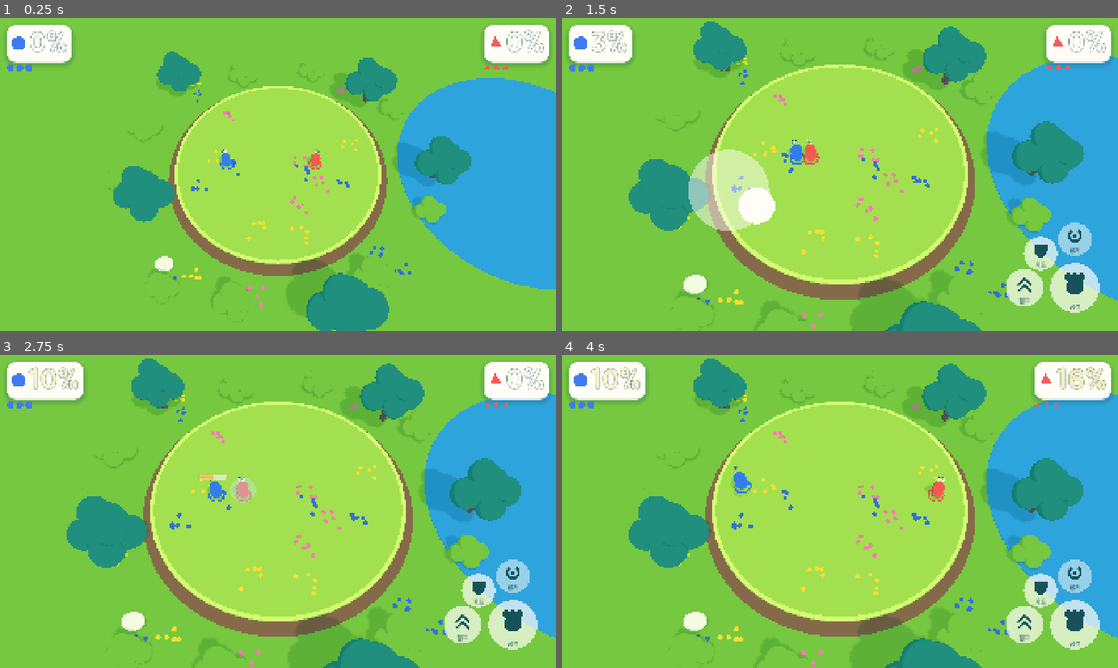
Above: before the commit, frames 1-4 (two rows, left to right).
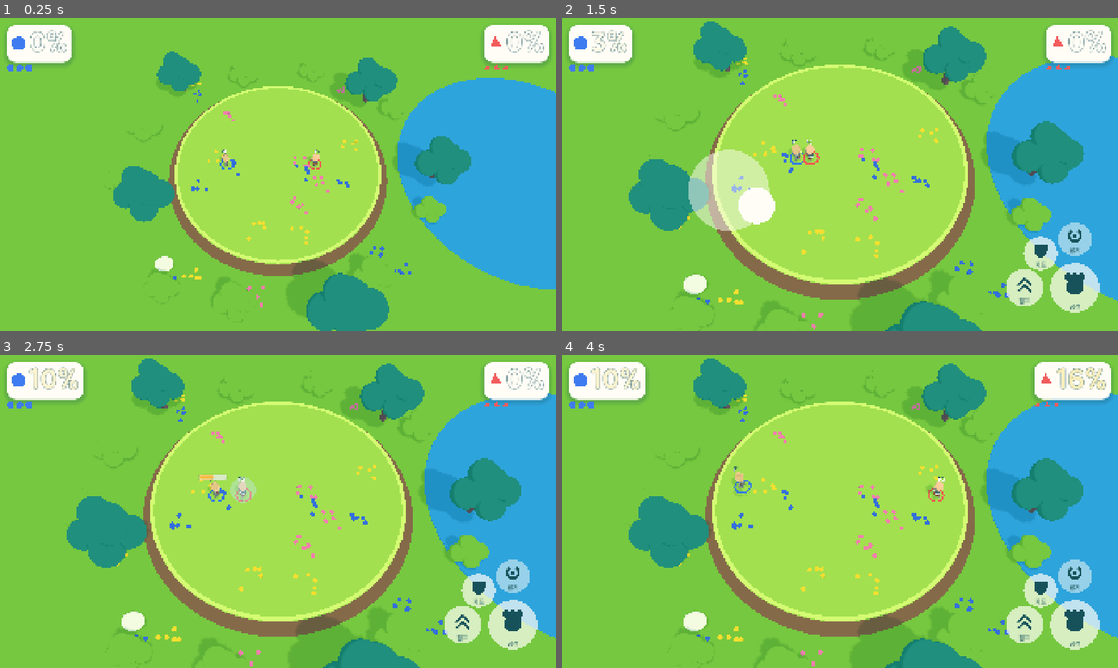
Above: after the commit, the same moments.

Repository: UICHEOL-HWANG/TheBrawlGuys
Game: Godot game, scene res://src/main/main.tscn
Two runs of this game, one before a commit and one after it. Both use one fixed random seed, a clock stepped at 60 frames per second and the inputs below.
Inputs (mouse positions are in pixels of both pictures, inside the frame that each line leads up to):
- Up to frame 1 (0.25 s): no input
- Up to frame 2 (1.5 s): tap Enter (ui_accept) at 0.5 s; move the mouse to (962, 158) at 0.52 s; hold D (p1_right) 0.53-1.25 s; tap U (p1_grab) at 0.6 s; click (962, 158) at 0.67 s; tap Space (p1_jump) at 0.77 s; drag from (728, 190) to (812, 237) at 1.27 s
- Up to frame 3 (2.75 s): move the mouse to (333, 442) at 2.02 s; hold D (p1_right) from 2.03 s (still down); hold K (p1_heavy) from 2.03 s (still down)
- Up to frame 4 (4 s): release D (p1_right) at 2.75 s; release K (p1_heavy) at 2.75 s; tap Enter (ui_accept) at 2.75 s; drag from (812, 574) to (673, 464) at 2.77 s; move the mouse to (1006, 558) at 3.52 s; hold A (p1_left) from 3.53 s (still down); hold Shift from 3.53 s (still down); tap Space (p1_jump) at 3.77 s

The runs differ from the first frame. In frame 1, 0.1% of the frame differs, in the area x 39-58%, y 43-48%; in frame 2, 0.2%; in frame 3, 0.2%; in frame 4, 0.2%, in the area x 30-69%, y 37-47%.

Commit message:
feat: draw fighters as KayKit characters in soft toon
Co-Authored-By: Claude Sonnet 5.5 <noreply@anthropic.com>

Diff:
--- /dev/null
+++ b/src/render/character/character_model.gd
@@ -0,0 +1,76 @@
+class_name CharacterModel
+extends Node3D
+## One KayKit character (context F3, F6): the glb scene with every visible surface switched to
+## the soft toon character material, accessories hidden, scaled so its rest-pose height matches
+## the fighter capsule and its feet sit at y = 0. Drawing only; the capsule stays the hitbox.
+
+## Extra yaw if the model's front is not +Z (checked against a screenshot in Task 5).
+const FACING_OFFSET := 0.0
+
+var _root: Node3D
+var _player: AnimationPlayer
+
+
+func setup(entry: Dictionary, config: GameConfig) -> bool:
+	var path := String(entry["path"])
+	var scene := load(path) as PackedScene if ResourceLoader.exists(path) else null
+	if scene == null:
+		push_error("CharacterModel: cannot load %s" % entry["path"])
+		return false
+	_root = scene.instantiate() as Node3D
+	add_child(_root)
+	_root.rotation.y = FACING_OFFSET
+	var players := _root.find_children("*", "AnimationPlayer", true, false)
+	_player = players[0] as AnimationPlayer if players.size() > 0 else null
+	var hidden: Array = entry["hide"]
+	for node: Node in _root.find_children("*", "MeshInstance3D", true, false):
+		var mesh := node as MeshInstance3D
+		if hidden.has(String(mesh.name)):
+			mesh.visible = false
+		else:
+			_apply_toon(mesh)
+	_fit(config.fighter_height)
+	return true
+
+
+func animation_player() -> AnimationPlayer:
+	return _player
+
+
+func visible_height() -> float:
+	return _bounds().size.y
+
+
+func foot_y() -> float:
+	return _bounds().position.y
+
+
+static func _apply_toon(mesh: MeshInstance3D) -> void:
+	for i: int in mesh.get_surface_override_material_count():
+		var src := mesh.get_active_material(i)
+		var tex: Texture2D = (src as BaseMaterial3D).albedo_texture if src is BaseMaterial3D else null
+		mesh.set_surface_override_material(i, ToonMaterials.character(tex))
+
+
+func _fit(target_height: float) -> void:
+	var b := _bounds()
+	if b.size.y <= 0.0001:
+		return
+	var s := target_height / b.size.y
+	_root.scale = Vector3.ONE * s
+	_root.position.y -= _bounds().position.y
+
+
+## Rest-pose bounds of the visible meshes in this node's space.
+func _bounds() -> AABB:
+	var inv := global_transform.affine_inverse()
+	var out := AABB()
+	var first := true
+	for node: Node in _root.find_children("*", "MeshInstance3D", true, false):
+		var mesh := node as MeshInstance3D
+		if not mesh.visible or mesh.mesh == null:
+			continue
+		var box := inv * mesh.global_transform * mesh.get_aabb()
+		out = box if first else out.merge(box)
+		first = false
+	return out
--- a/src/render/fighter_view.gd
+++ b/src/render/fighter_view.gd
@@ -1,7 +1,7 @@
 class_name FighterView
 extends Node3D
-## Draws one fighter (design.md DS-VIS-03, GD-FEEL-03): toon capsule in the player color with a
-## rim light, a flat foot ring and a P-label. Interpolates prev -> curr by alpha, snaps when
+## Draws one fighter (design.md DS-VIS-03, GD-FEEL-03): the KayKit character for its slot (capsule fallback if the model fails to load),
+## with a flat foot ring and a P-label. Interpolates prev -> curr by alpha, snaps when
 ## spawn_id changes (respawn), blinks while invulnerable, hides when KO. Reads view values only.
 ## Shows the carried item in hand, with use dots for bats (DS-VIS-05).
 
@@ -24,6 +24,7 @@
 
 var _config: GameConfig
 var _body: MeshInstance3D
+var _model: CharacterModel = null
 var _ring: MeshInstance3D
 var _label: Label3D
 var _held: MeshInstance3D
@@ -44,6 +45,13 @@
 	_body.material_override = ToonMaterials.toon(color, RIM)
 	_body.position.y = config.fighter_height * 0.5
 	add_child(_body)
+	_model = CharacterModel.new()
+	add_child(_model)
+	if _model.setup(CharacterCatalog.for_player(index), config):
+		_body.visible = false
+	else:
+		_model.queue_free()
+		_model = null
 
 	var torus := TorusMesh.new()
 	torus.inner_radius = config.fighter_radius * RING_INNER_RATIO
@@ -104,9 +112,17 @@
 	position = interpolate(prev, curr, alpha)
 	var facing: Vector3 = curr["facing"]
 	rotation.y = Collision.yaw_of(facing)
-	_body.visible = blink_visible(int(curr["invuln_ticks"]), tick, _config)
+	var shown := blink_visible(int(curr["invuln_ticks"]), tick, _config)
+	if _model != null:
+		_model.visible = shown
+	else:
+		_body.visible = shown
 	_show_item(int(curr.get("item_kind", Fighter.NONE)), int(curr.get("item_uses", 0)))
 	_bubble.visible = int(curr["state"]) == Fighter.State.GUARD
+
+
+func model() -> CharacterModel:
+	return _model
 
 
 ## Soap-bubble wobble when a guarded hit lands (DS-VFX-02).
--- /dev/null
+++ b/tests/unit/test_character_model.gd
@@ -0,0 +1,42 @@
+extends GutTest
+## KayKit character wrapper (context F3): toon materials, hidden accessories, fitted to the
+## fighter capsule height with the feet on the floor.
+
+
+func _model(index: int) -> CharacterModel:
+	var m := CharacterModel.new()
+	add_child_autofree(m)
+	assert_true(m.setup(CharacterCatalog.for_player(index), GameConfig.new()))
+	return m
+
+
+func test_fits_the_capsule_height_with_feet_on_the_floor() -> void:
+	var c := GameConfig.new()
+	for i: int in 4:
+		var m := _model(i)
+		assert_almost_eq(m.visible_height(), c.fighter_height, 0.05, "slot %d height" % i)
+		assert_almost_eq(m.foot_y(), 0.0, 0.03, "slot %d feet" % i)
+
+
+func test_uses_soft_toon_and_hides_accessories() -> void:
+	var entry := CharacterCatalog.for_player(0)
+	var m := _model(0)
+	for node: Node in m.find_children("*", "MeshInstance3D", true, false):
+		var mesh := node as MeshInstance3D
+		if (entry["hide"] as Array).has(String(mesh.name)):
+			assert_false(mesh.visible, "%s hidden" % mesh.name)
+		else:
+			var mat := mesh.get_surface_override_material(0) as ShaderMaterial
+			assert_not_null(mat, "%s uses a toon override" % mesh.name)
+			assert_true(bool(mat.get_shader_parameter("is_character")))
+
+
+func test_exposes_its_animation_player() -> void:
+	assert_not_null(_model(1).animation_player())
+
+
+func test_bad_entry_reports_failure() -> void:
+	var m := CharacterModel.new()
+	add_child_autofree(m)
+	assert_false(m.setup({"name": "Nope", "path": "res://missing.glb", "hide": []}, GameConfig.new()))
+	assert_push_error("CharacterModel")
--- a/tests/unit/test_fighter_view.gd
+++ b/tests/unit/test_fighter_view.gd
@@ -80,3 +80,17 @@
 	var idle := _fighter_view_data(Fighter.NONE, 0)
 	v.apply(idle, idle, 1.0, 1)
 	assert_false(v.bubble_visible())
+
+
+func test_fighter_view_draws_the_catalog_character() -> void:
+	var v := FighterView.new()
+	add_child_autofree(v)
+	v.setup(2, GameConfig.new())
+	assert_not_null(v.model(), "slot 2 uses a KayKit character")
+	var d := _fighter_view_data(Fighter.NONE, 0)
+	d["invuln_ticks"] = 60
+	var seen := {}
+	for t: int in 30:
+		v.apply(d, d, 1.0, t)
+		seen[v.model().visible] = true
+	assert_eq(seen.size(), 2, "the model blinks while invulnerable")
Binary file added: dev/active/phase-3/evidence/characters-lineup.png
Binary file added: dev/active/phase-3/evidence/characters-rest.png
Not shown, added: src/render/character/character_model.gd.uid
Not shown, added: tests/unit/test_character_model.gd.uid
